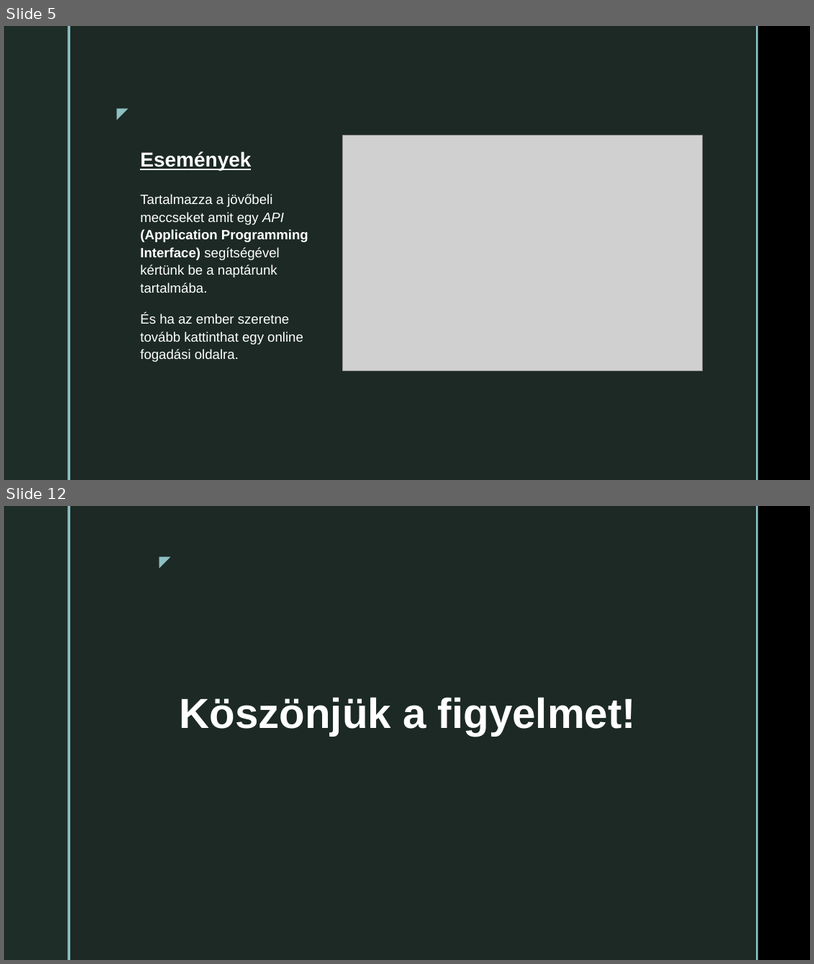
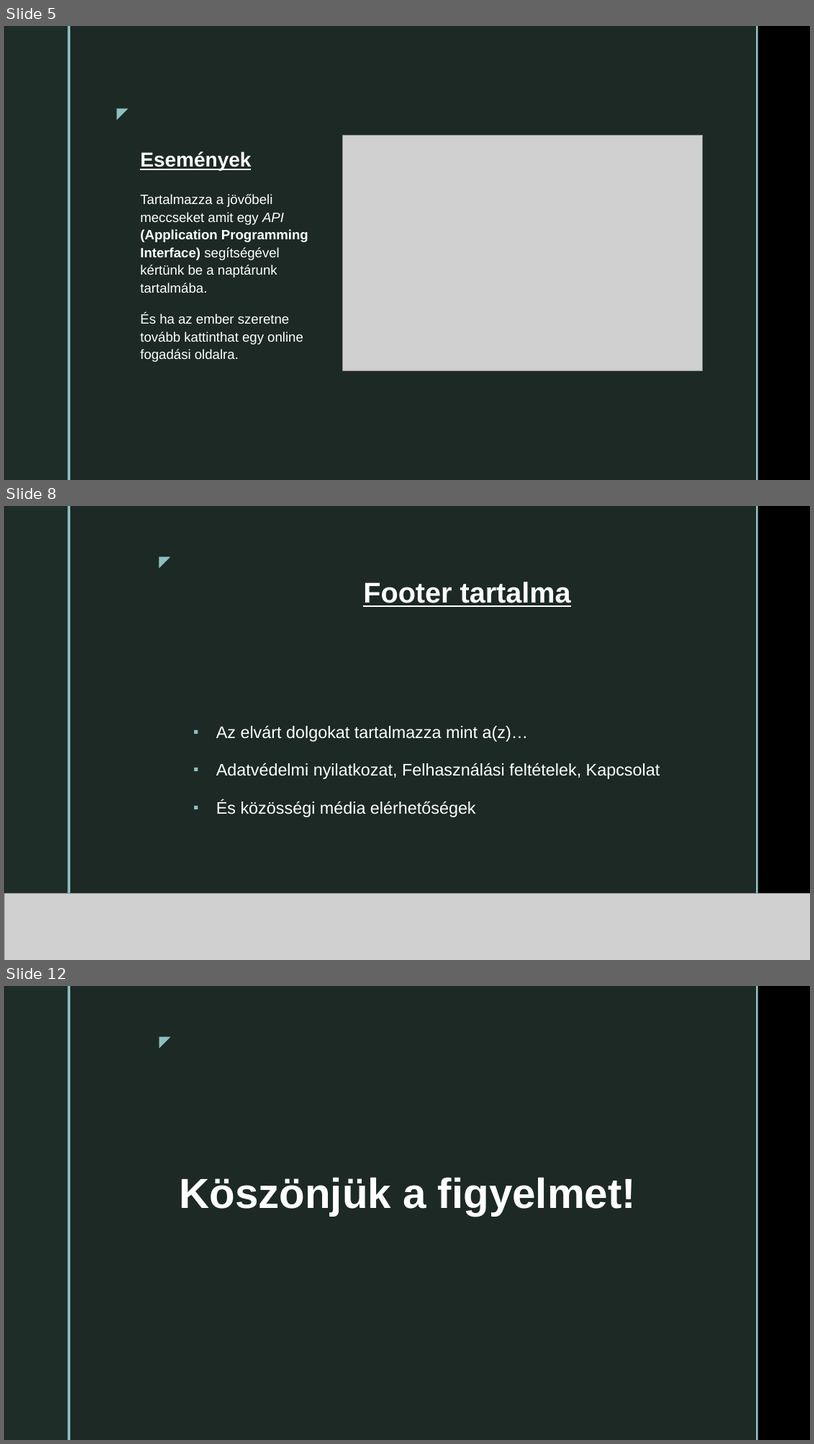
Before and after one commit to TaicsMrt/Vizsgafeladat, a slide deck: Vizsga.pptx. Shown one above the other, each under a label of ours: slides 5 and 12 before the commit, slides 5, 8 and 12 after it; the slides between them are not shown. The pictures are 814x964 and 814x1444 pixels, drawn with LibreOffice and Linux fonts; fonts in the diff are those of the drawing; grey boxes stand for pictures; background and template pictures are left out. Boxes give left, top, right and bottom in pixels: in the first picture for what was removed or moved away, otherwise in the second. Text is boxed around its words. In the diff, an @@ line names an element or a change of style, - is before the commit and + after.

```diff
--- a/Vizsga.pptx
+++ b/Vizsga.pptx
@@ slide 8 added at (x1=4, y1=506, x2=810, y2=960), background picture (left out); not listed: 5 template elements that a slide beside it also shows @@
@@ title added at (x1=363, y1=582, x2=571, y2=607), 34 pt, text #FFFFFF, bold, underline @@
+Footer tartalma
@@ text added at (x1=216, y1=725, x2=661, y2=817), 20 pt, text #FFFFFF @@
+▪ Az elvárt dolgokat tartalmazza mint a(z)…
+▪ Adatvédelmi nyilatkozat, Felhasználási feltételek, Kapcsolat
+▪ És közösségi média elérhetőségek
@@ picture added at (x1=4, y1=893, x2=810, y2=960) @@
```
Also in this commit, not shown: 1 slide changed, 4 other slides added, 5 slides removed.
